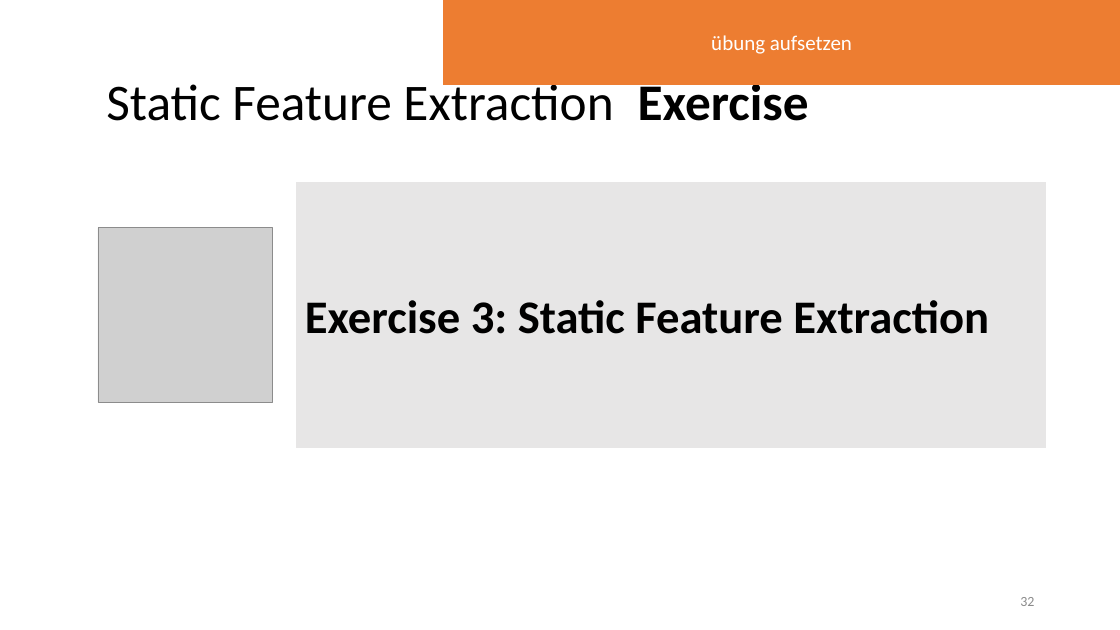
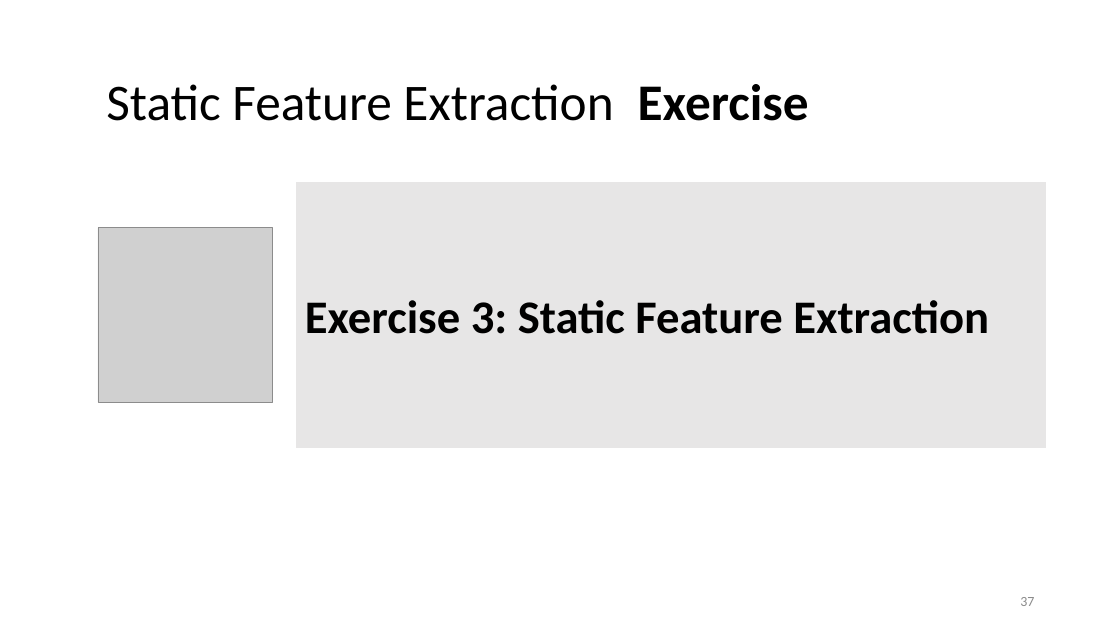
Before and after one commit to lisa-wm/consulting, a slide deck: slide 37 of 5_seminar/Contents_Part_02/slides/Präsentation_Teil2_Lisa.pptx (slide 32 before the commit). Drawn at 1120x630 pixels with LibreOffice and Linux fonts; fonts in the diff are those of the drawing; grey boxes stand for pictures. Boxes give left, top, right and bottom in pixels: in the first picture for what was removed or moved away, otherwise in the second. Text is boxed around its words. In the diff, an @@ line names an element or a change of style, - is before the commit and + after.

Commit message:
added slides for static features

```diff
--- a/5_seminar/Contents_Part_02/slides/Präsentation_Teil2_Lisa.pptx
+++ b/5_seminar/Contents_Part_02/slides/Präsentation_Teil2_Lisa.pptx
@@ rectangle removed at (444, 0, 1120, 84) @@
-übung aufsetzen
@@ page number at (1020, 597, 1034, 606): text changed @@
-32
+37
```
Also in this commit, not shown: 2 other slides changed, 6 slides added, 1 slide removed.
